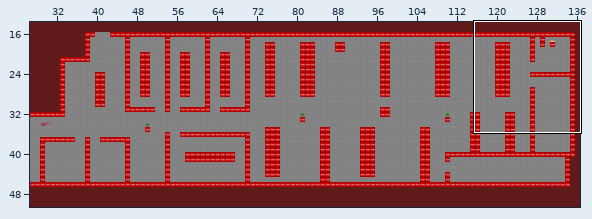
Tiled map -- data/level01.tmx. Above, an overview of the earlier version with the close-up marked.
Close-up. Before the edit:
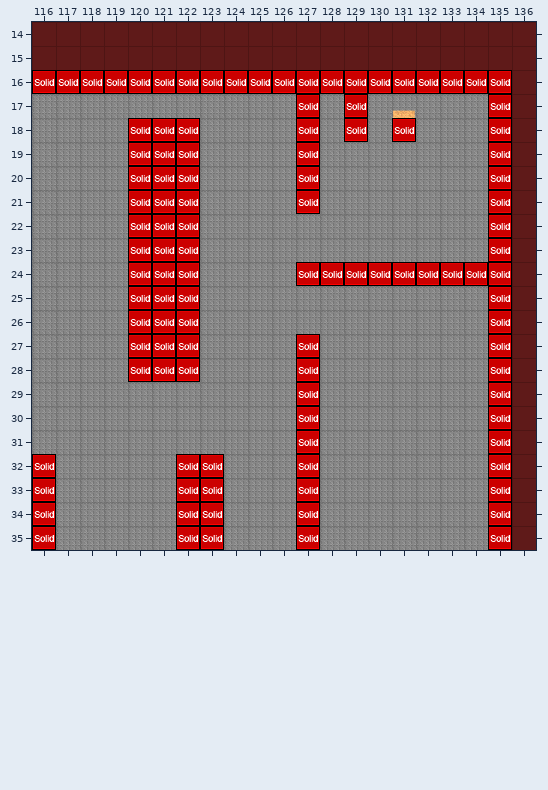
Cells are 32x32 px. Shown: x 116..136, y 14..35. The commit also changed other parts of the map, which this record leaves out.
The same view after the edit:
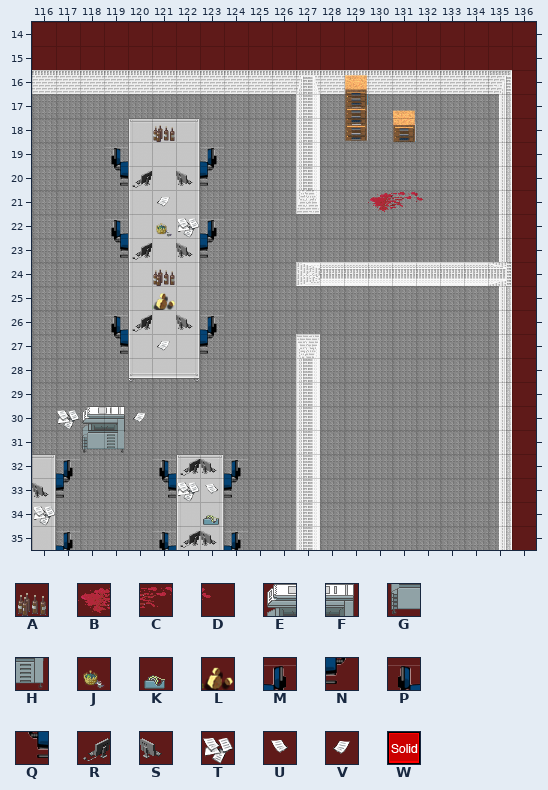
Key: from "furniture": A 25, B 27, C 28, D 29, E 50, F 51, G 52, H 53, J 54, K 55, L 71, M 79, N 80, P 81, Q 82, R 84, S 88, T 92, U 93, V 95; from "metatiles32x32": W 0 "solid".
_ is an empty cell.
Changes in this commit:
Layer "furniture":
Tile M is added in row 19 at x 123; in row 22 at x 123; in row 26 at x 123; in row 32 at x 117 and 124; in row 35 at x 117 and 124.
Tile N is added in row 20 at x 123; in row 23 at x 123; in row 27 at x 123; in row 33 at x 117 and 124.
Tile P is added in row 19 at x 119; in row 22 at x 119; in row 26 at x 119; in row 32 at x 121; in row 35 at x 121.
Tile Q is added in row 20 at x 119; in row 23 at x 119; in row 27 at x 119; in row 33 at x 121.
Layer "miscellaneous":
Tile A is added in row 24 at x 121.
Tile B is added in row 21 at x 130.
Tile C is added in row 21 at x 131.
Tile D is added in row 21 at x 132.
Tile E is added in row 30 at x 118.
Tile F is added in row 30 at x 119.
Tile G is added in row 31 at x 118.
Tile H is added in row 31 at x 119.
Tile J is added in row 22 at x 121.
Tile K is added in row 34 at x 123.
Tile L is added in row 25 at x 121.
Tile R is added in row 20 at x 120; in row 23 at x 120; in row 26 at x 120; in row 32 at x 122; in row 35 at x 122.
Tile S is added in row 20 at x 122; in row 23 at x 122; in row 26 at x 122; in row 32 at x 123; in row 33 at x 116; in row 35 at x 123.
Tile T is added in row 22 at x 122; in row 30 at x 117; in row 33 at x 122; in row 34 at x 116.
Tile U is added in row 33 at x 123.
Tile V is added in row 21 at x 121; in row 27 at x 121; in row 30 at x 120.
Layer "collision" (now hidden):
Tile W is removed in row 16 at x 116 to 135; in row 17 at x 127, 129 and 135; in row 18 at x 120 to 122, 127, 129, 131 and 135; in rows 19 to 21 at x 120 to 122, 127 and 135; in rows 22 to 23 at x 120 to 122 and 135; in row 24 at x 120 to 122 and 127 to 135.
Tile W is removed in rows 25 to 26 at x 120 to 122 and 135; in rows 27 to 28 at x 120 to 122, 127 and 135; in rows 29 to 31 at x 127 and 135; in rows 32 to 35 at x 116, 122 to 123, 127 and 135.
